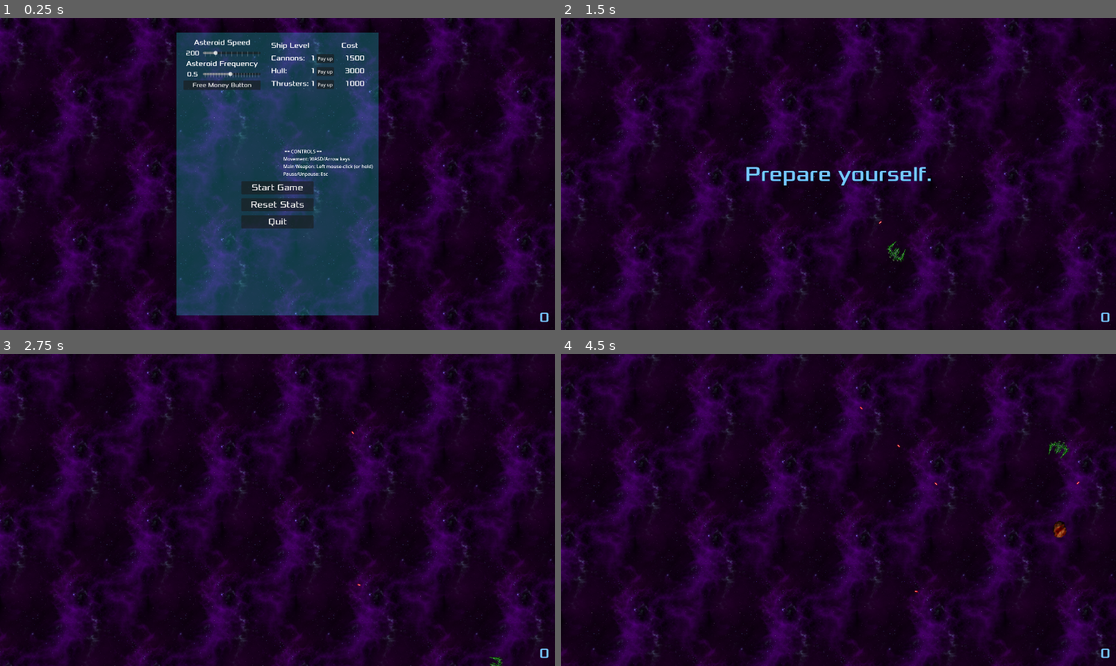
Above: before the commit, frames 1-4 (two rows, left to right).
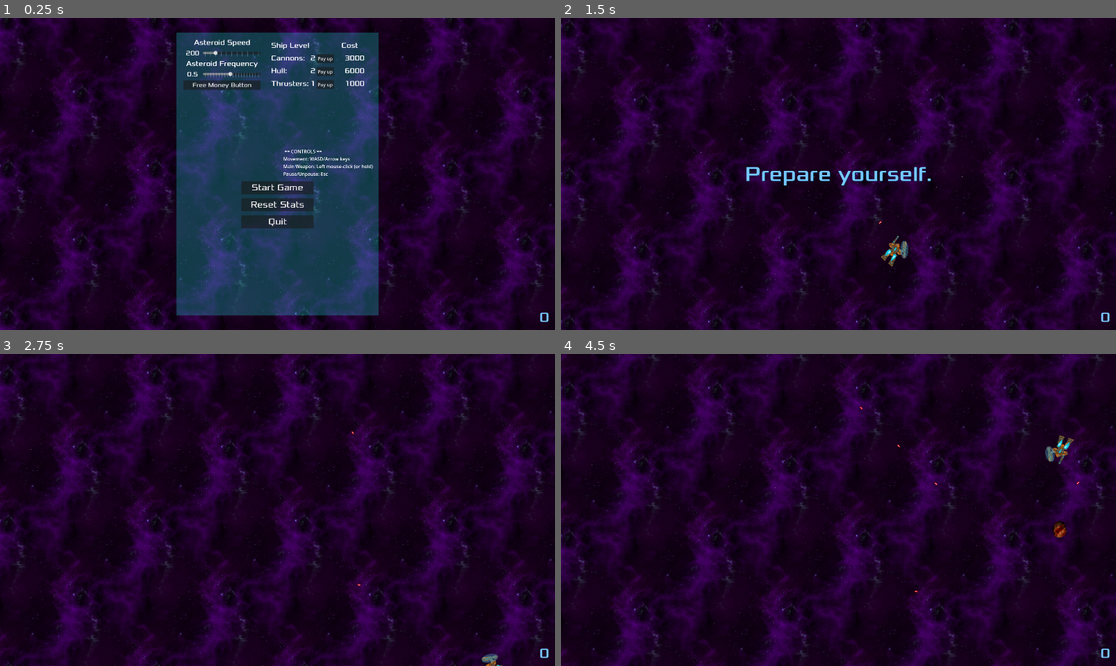
Above: after the commit, the same moments.

Repository: xflarex/spacelad
Game: Godot game, scene res://Scenes/main.tscn
Same seed, same stepped clock (60 frames per second), same inputs: the game is played once before the commit and once after it.
Inputs (mouse positions are in pixels of both pictures, inside the frame that each line leads up to):
- Up to frame 1 (0.25 s): no input
- Up to frame 2 (1.5 s): click "Start Game" at 0.5 s; move the mouse to (960, 158) at 1.27 s; press the mouse at (960, 158) at 1.28 s; hold D (move_right) from 1.28 s (still down)
- Up to frame 3 (2.75 s): move the mouse to (166, 525) at 2.02 s; release D (move_right) at 2.03 s; release the mouse at (166, 525) at 2.03 s; hold S (move_down) from 2.03 s (still down); click (166, 525) at 2.1 s
- Up to frame 4 (4.5 s): move the mouse to (894, 441) at 2.77 s; release S (move_down) at 2.78 s; press the mouse at (894, 441) at 2.78 s; hold D (move_right) 2.78-3.53 s; move the mouse to (810, 572) at 3.52 s; release the mouse at (810, 572) at 3.53 s; hold W (move_up) 3.53-4.28 s; click (810, 572) at 3.6 s; move the mouse to (1005, 556) at 4.27 s; press the mouse at (1005, 556) at 4.28 s; hold A (move_left) from 4.28 s (still down)

The runs differ from the first frame. In frame 1, less than 0.1% of the frame differs, in the area x 55-64%, y 12-18%; in frame 2, 0.2%; in frame 3, 0.1%; in frame 4, 0.2%, in the area x 87-93%, y 26-36%.

Commit message:
Switched in mech sprite

Diff:
--- a/Scenes/player.tscn
+++ b/Scenes/player.tscn
@@ -5,7 +5,7 @@
 [ext_resource type="Texture2D" uid="uid://b0juigrq111um" path="res://Sprites/Explosions/explosion1.png" id="2_fkybt"]
 [ext_resource type="PackedScene" uid="uid://6rf754jltt1f" path="res://Scenes/bullet.tscn" id="2_x3wgy"]
 [ext_resource type="Texture2D" uid="uid://ckhqtyetk51pv" path="res://Sprites/Explosions/explosion2.png" id="3_x3wgy"]
-[ext_resource type="Texture2D" uid="uid://cywtafao5yahr" path="res://Sprites/Player/spiked ship 3. small.green_.png" id="4_3smsa"]
+[ext_resource type="Texture2D" uid="uid://fyb0udqpmycp" path="res://Sprites/Player/working mech v2GSH_scaled.png" id="6_tx1dd"]
 [ext_resource type="Texture2D" uid="uid://b3iecejgql0mc" path="res://Sprites/Shields/shields.png" id="7_tx1dd"]
 [ext_resource type="Texture2D" uid="uid://0eutb8ydc56g" path="res://Sprites/Shields/shields2.png" id="8_gymyn"]
 [ext_resource type="Texture2D" uid="uid://b6wtyjxa2xvga" path="res://Sprites/Shields/shields3.png" id="9_pu2lt"]
@@ -29,7 +29,7 @@
 }, {
 "frames": [{
 "duration": 1.0,
-"texture": ExtResource("4_3smsa")
+"texture": ExtResource("6_tx1dd")
 }],
 "loop": true,
 "name": &"default",
@@ -64,7 +64,7 @@
 "duration": 1.0,
 "texture": ExtResource("7_tx1dd")
 }],
-"loop": true,
+"loop": false,
 "name": &"default",
 "speed": 5.0
 }]
@@ -110,6 +110,7 @@
 
 [node name="Shield" type="AnimatedSprite2D" parent="."]
 sprite_frames = SubResource("SpriteFrames_7dp3o")
+speed_scale = 2.0
 
 [connection signal="body_entered" from="." to="." method="_on_body_entered"]
 [connection signal="timeout" from="CannonTimer" to="." method="_on_cannon_timer_timeout"]
--- a/Scripts/player.gd
+++ b/Scripts/player.gd
@@ -84,10 +84,12 @@
 	Ship.hull -= 1
 	if Ship.hull <= 0:
 		player_death()
-	$Shield.show()
-	$Shield.hide()
+		# Shield breaking animation here
+	else:
+		$Shield.show()
+		$Shield.play()
 
-func player_death(): # Untested
+func player_death():
 	$AnimatedSprite2D.animation = "death"
 	$AnimatedSprite2D.play()
 	$CollisionShape2D.set_deferred("disabled", true)
--- a/Scripts/ship.gd
+++ b/Scripts/ship.gd
@@ -1,7 +1,7 @@
 extends Node
 
-var hull = 1
-var cannons = 1
+var hull = 2
+var cannons = 2
 var thrusters = 1
 
 var max_hull = 5
Binary file added: Sprites/Enemies/flying 1.png
Not shown, added: Sprites/Enemies/flying 1.png.import
Binary file added: Sprites/Enemies/flying 2.png
Not shown, added: Sprites/Enemies/flying 2.png.import
Binary file added: Sprites/Enemies/flying 3.png
Not shown, added: Sprites/Enemies/flying 3.png.import
Binary file added: Sprites/Enemies/idle 1.png
Not shown, added: Sprites/Enemies/idle 1.png.import
Binary file added: Sprites/Player/working mech v2GSH.png
Not shown, added: Sprites/Player/working mech v2GSH.png.import
Binary file added: Sprites/Player/working mech v2GSH_scaled.png
Not shown, added: Sprites/Player/working mech v2GSH_scaled.png.import
(and 30 more such lines)
